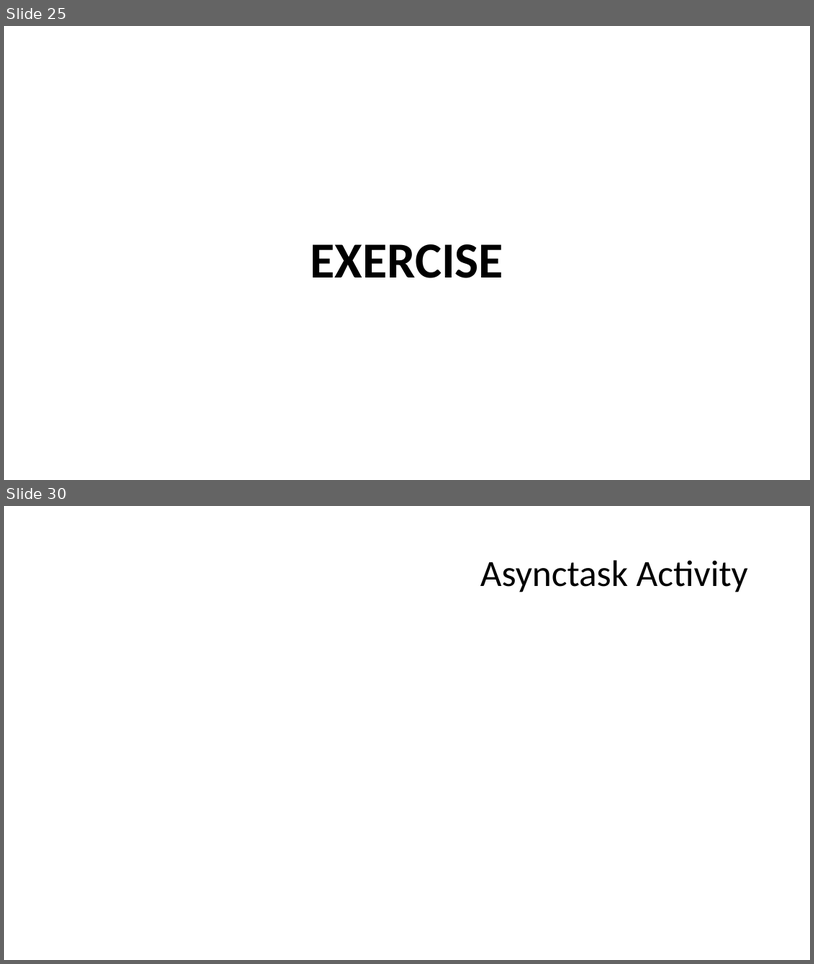
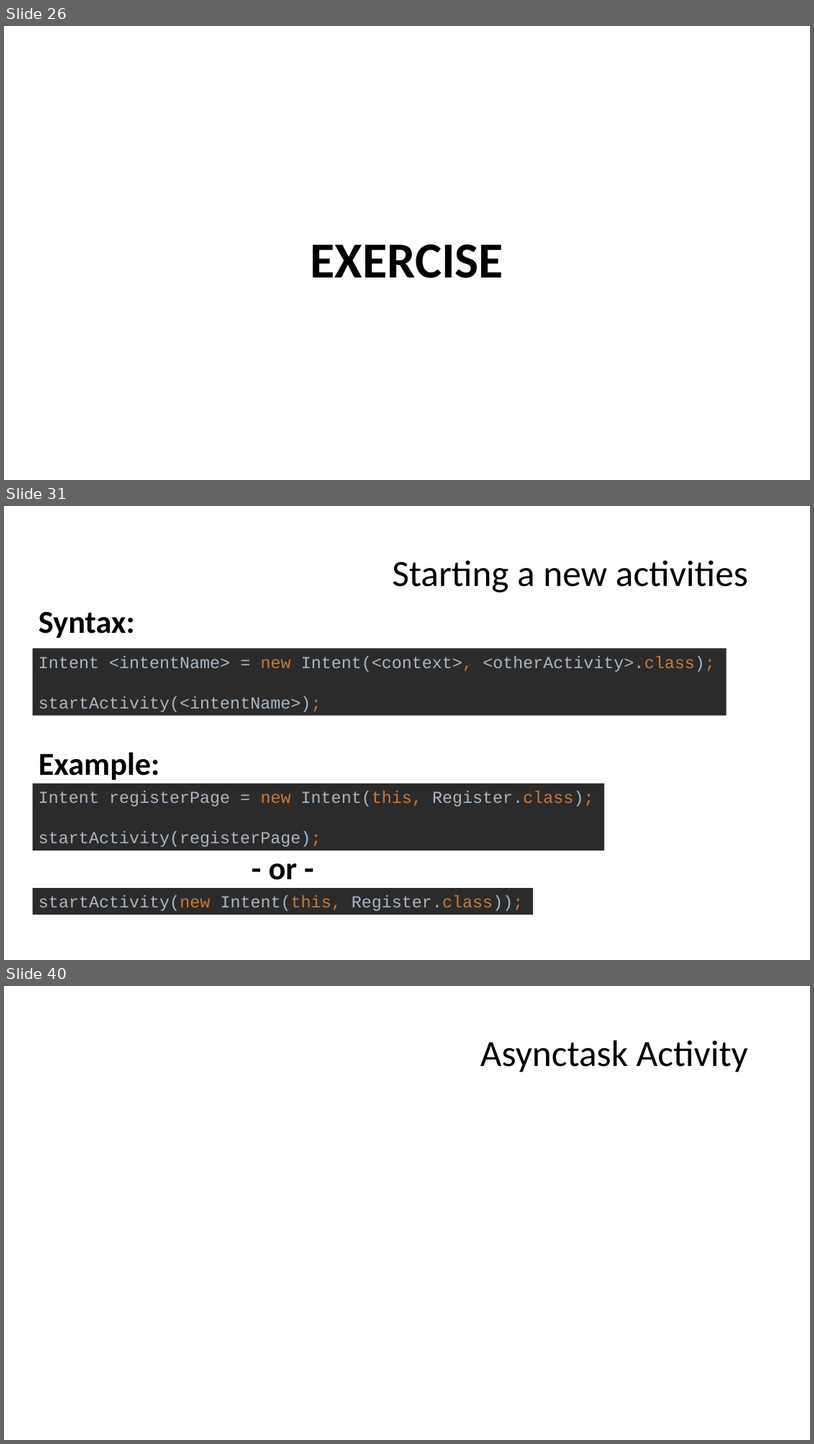
Before and after one commit to Nadzmi-Freelance/Android-Training, a slide deck: presentation/project.pptx. Shown one above the other, each under a label of ours: slides 25 and 30 before the commit, slides 26, 31 and 40 after it; the slides between them are not shown. The pictures are 814x964 and 814x1444 pixels, drawn with LibreOffice and Linux fonts; fonts in the diff are those of the drawing. Boxes give left, top, right and bottom in pixels: in the first picture for what was removed or moved away, otherwise in the second. Text is boxed around its words. In the diff, an @@ line names an element or a change of style, - is before the commit and + after.

```diff
--- a/presentation/project.pptx
+++ b/presentation/project.pptx
@@ slide 31 added at <box>4,506,810,960</box>, background #FFFFFF @@
@@ title added at <box>392,560,748,592</box>, 44 pt, text #000000 @@
+Starting a new activities
@@ text added at <box>39,612,135,638</box>, 38 pt, text #000000, bold @@
+Syntax:
@@ rectangle added at <box>32,648,727,716</box>, fill #2B2B2B, 20 pt, text #A9B7C6 @@
+Intent <intentName> = new Intent(<context>, <otherActivity>.class);
+startActivity(<intentName>);
@@ group added at <box>32,752,604,914</box>: 2 rectangles, 2 texts @@
+startActivity(new Intent(this, Register.class));
+Intent registerPage = new Intent(this, Register.class);
+startActivity(registerPage);
+Example:
+- or -
@@ what was slide 25 is now slide 26 @@
@@ what was slide 30 is now slide 40 @@
```
Also in this commit, not shown: 6 slides changed, 12 other slides added, 3 slides removed, 8 other files.
